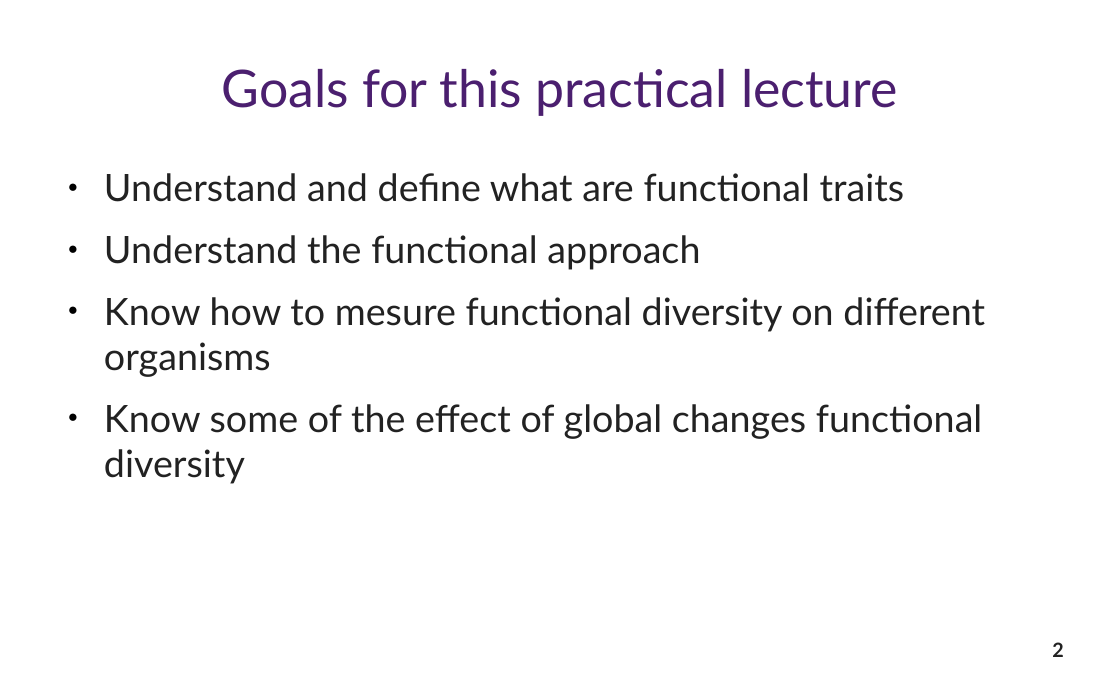
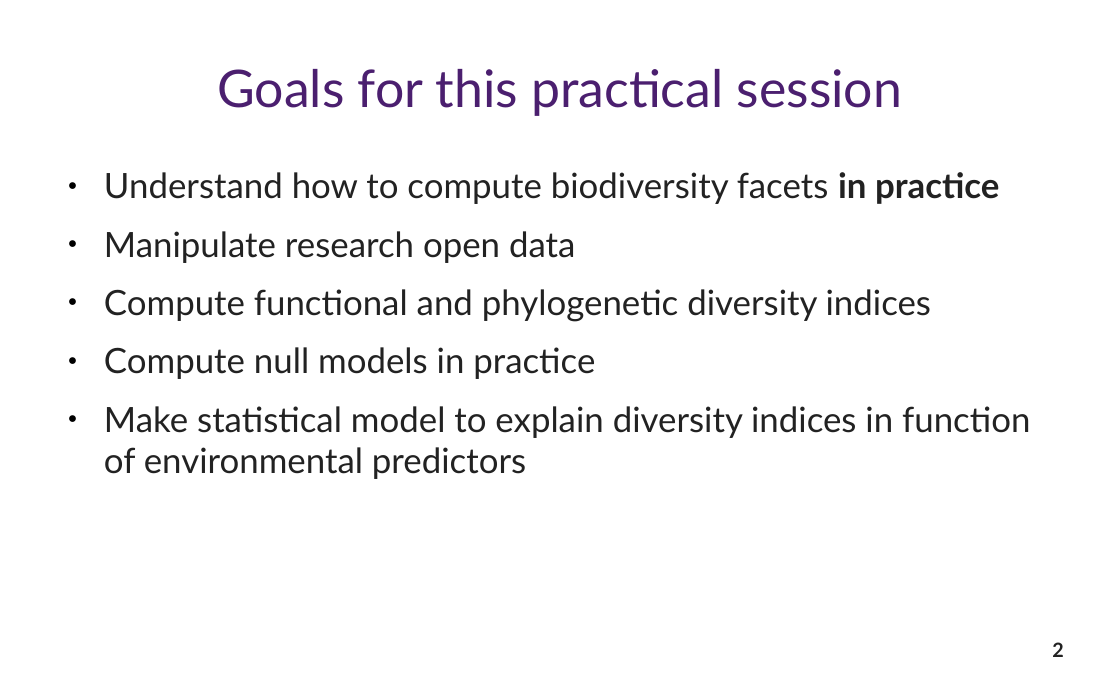
Before and after one commit to Rekyt/biodiversity_facets_tutorial, a slide deck: slide 2 of biodiversity_facets_presentation.odp. Drawn at 1120x700 pixels with LibreOffice and Linux fonts; fonts in the diff are those of the drawing. Boxes give left, top, right and bottom in pixels: in the first picture for what was removed or moved away, otherwise in the second. Text is boxed around its words. In the diff, an @@ line names an element or a change of style, - is before the commit and + after.

```diff
--- a/biodiversity_facets_presentation.odp
+++ b/biodiversity_facets_presentation.odp
@@ title at bbox=[217, 69, 902, 116]: text changed @@
-Goals for this practical lecture
+Goals for this practical session
@@ text at bbox=[104, 172, 1030, 479]: text changed; size 26.7 to 24.7 pt @@
-● Understand and define what are functional traits
-● Understand the functional approach
-● Know how to mesure functional diversity on different organisms
-● Know some of the effect of global changes functional diversity
+● Understand how to compute biodiversity facets in practice
+● Manipulate research open data
+● Compute functional and phylogenetic diversity indices
+● Compute null models in practice
+● Make statistical model to explain diversity indices in function of environmental predictors
```
Also in this commit, not shown: 3 other slides changed, 9 slides added, 4 slides removed.
